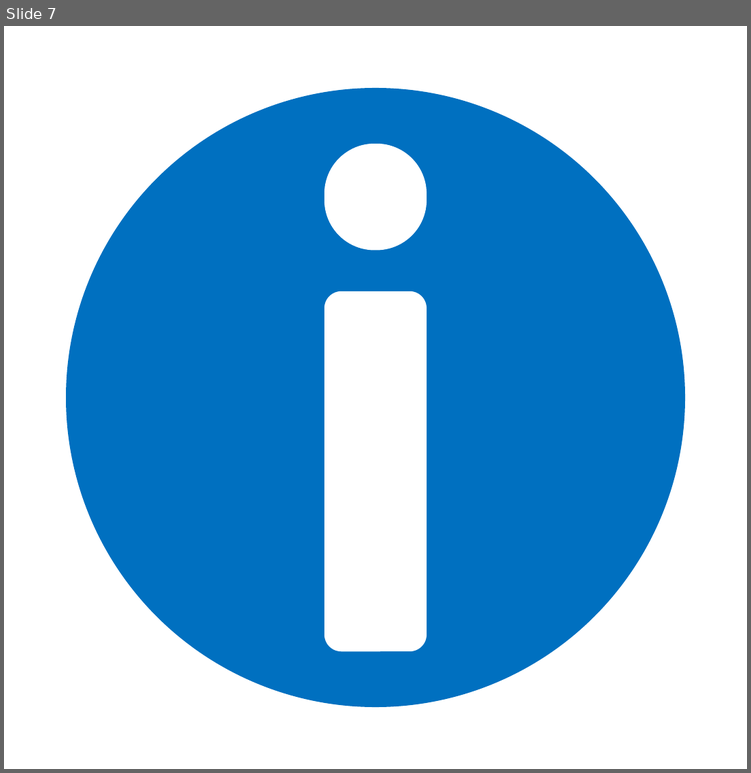
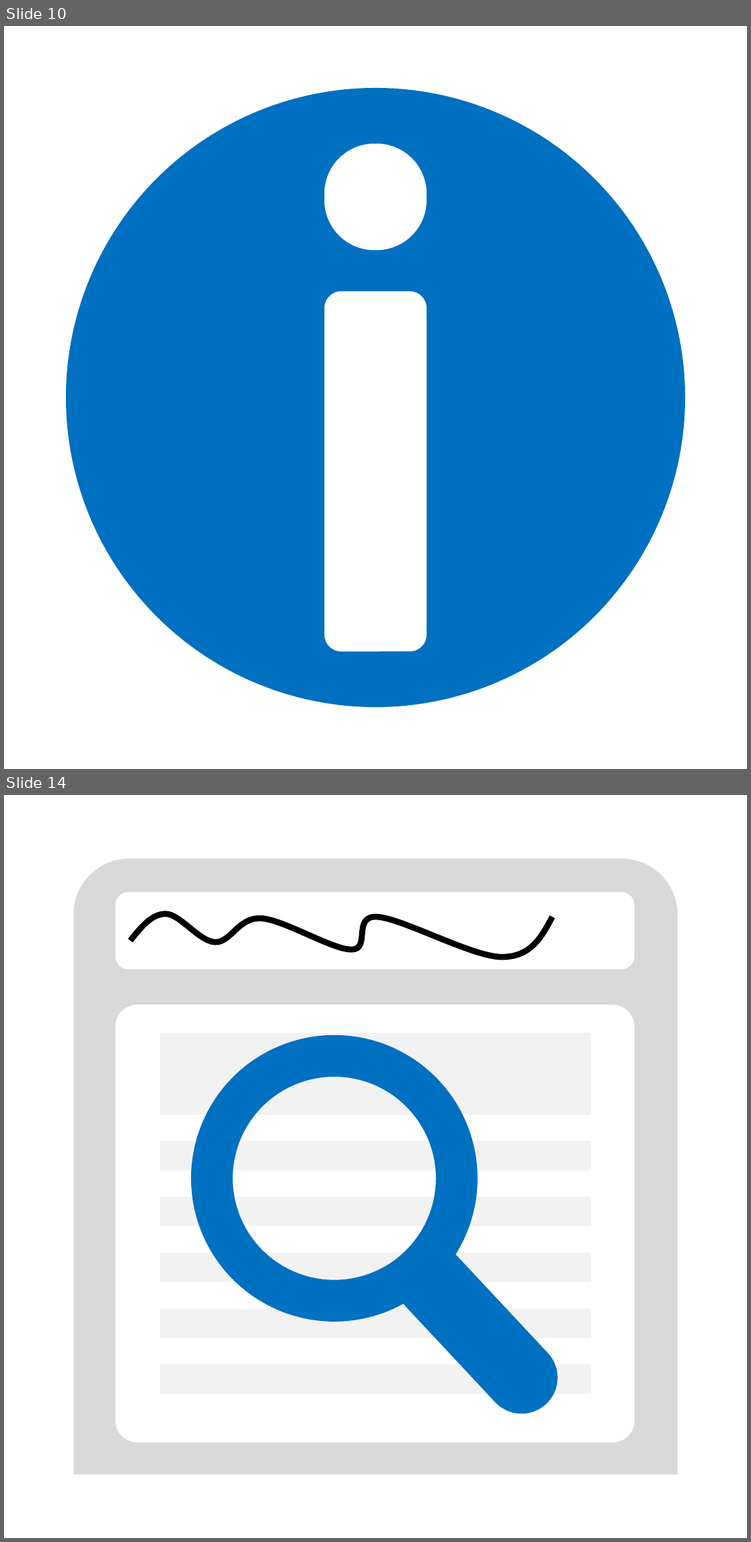
Before and after one commit to alisopp/KaraokeMusicVideoManager, a slide deck: ImageResources/ProjectFiles/menu.pptx. Shown one above the other, each under a label of ours: slide 7 before the commit, slides 10 and 14 after it; the slides between them are not shown. The pictures are 751x773 and 751x1542 pixels, drawn with LibreOffice and Linux fonts; fonts in the diff are those of the drawing. Boxes give left, top, right and bottom in pixels: in the first picture for what was removed or moved away, otherwise in the second. Text is boxed around its words. In the diff, an @@ line names an element or a change of style, - is before the commit and + after.

```diff
--- a/ImageResources/ProjectFiles/menu.pptx
+++ b/ImageResources/ProjectFiles/menu.pptx
@@ slide 14 added at box(4, 795, 747, 1538), background #FFFFFF @@
@@ round same rect added at box(73, 858, 677, 1474), fill #D9D9D9 @@
@@ rounded rectangle added at box(115, 892, 634, 969), fill #FFFFFF @@
@@ freeform shape added at box(130, 914, 552, 957), outline #000000 6 pt @@
@@ rounded rectangle added at box(115, 1004, 634, 1442), fill #FFFFFF @@
@@ rectangle added at box(160, 1032, 590, 1114), fill #F2F2F2 @@
@@ donut added at box(191, 1035, 477, 1321), fill #0070C0 @@
@@ rectangle added at box(160, 1140, 590, 1170), fill #F2F2F2 @@
@@ rectangle added at box(160, 1196, 590, 1225), fill #F2F2F2 @@
@@ rounded rectangle added at box(381, 1230, 572, 1428), fill #0070C0 @@
@@ rectangle added at box(160, 1253, 590, 1282), fill #F2F2F2 @@
@@ rectangle added at box(160, 1308, 590, 1338), fill #F2F2F2 @@
@@ rectangle added at box(160, 1363, 590, 1393), fill #F2F2F2 @@
@@ what was slide 7 is now slide 10 @@
```
Also in this commit, not shown: 13 other slides added, 26 other files.
